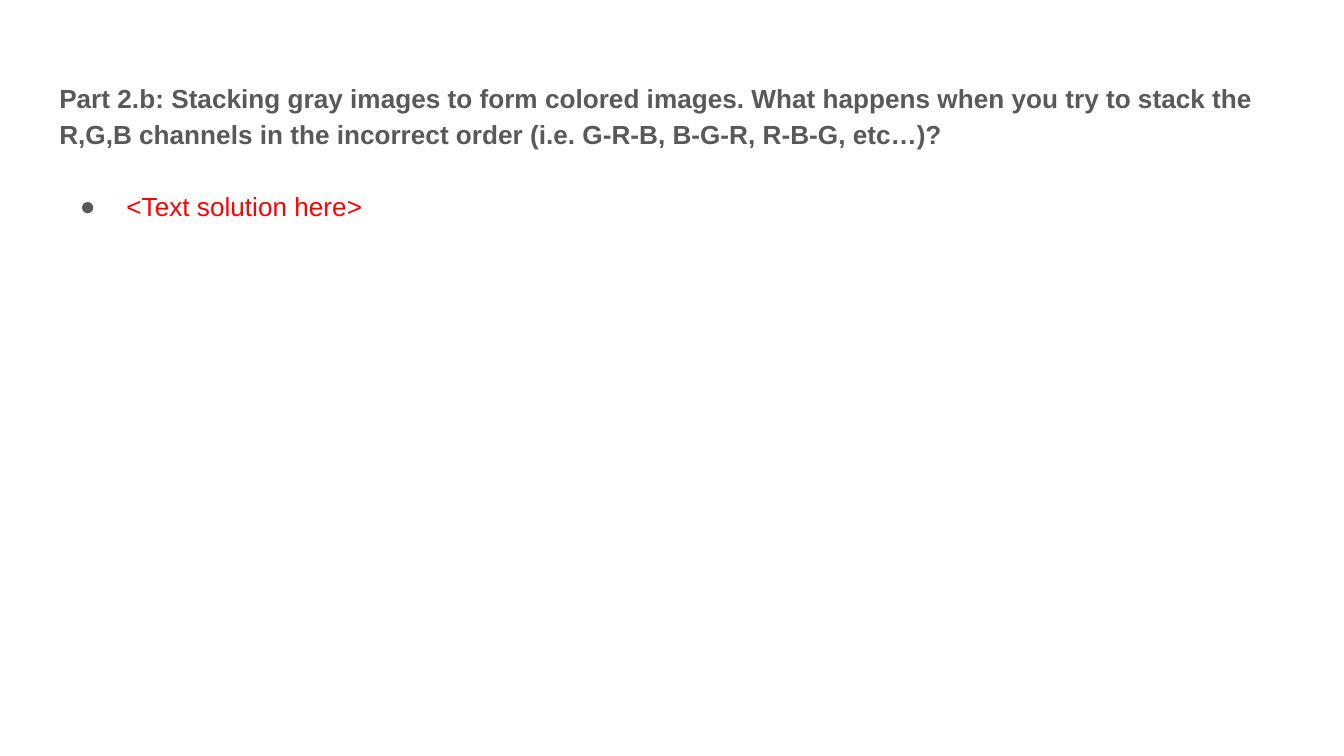
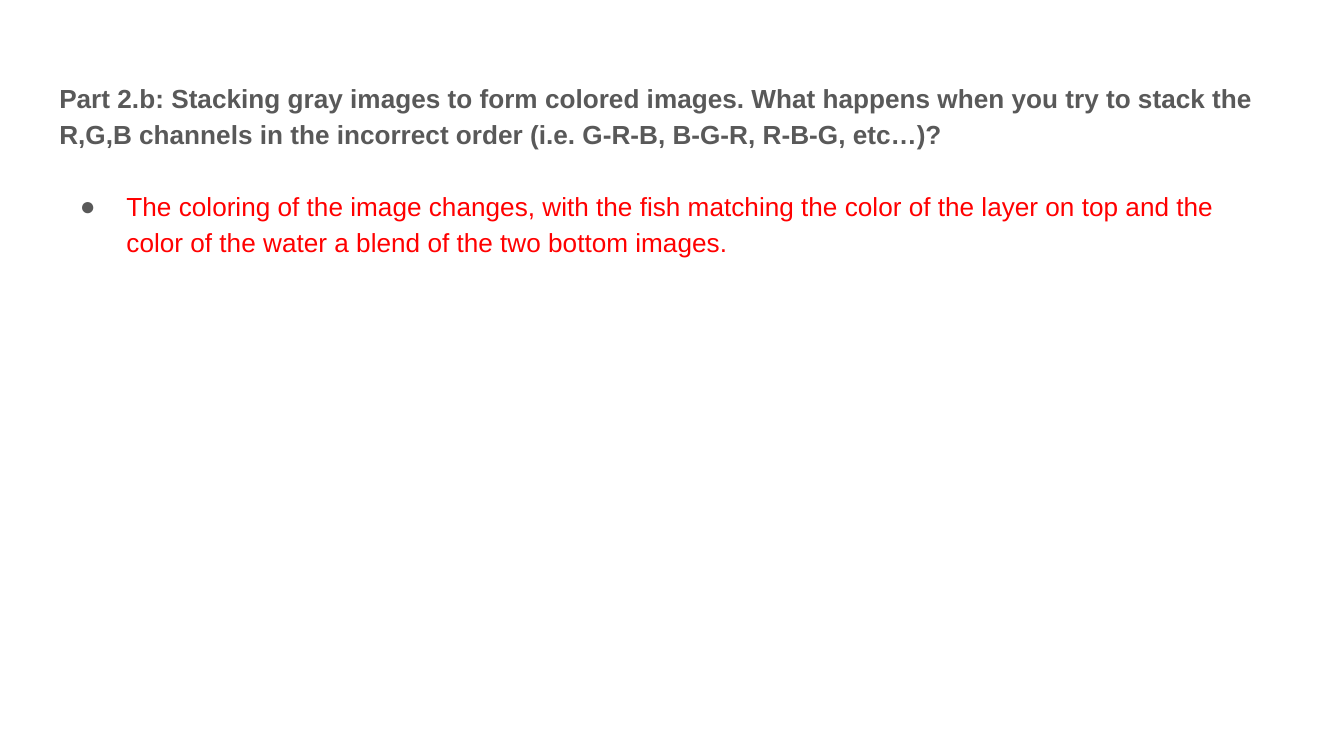
Before and after one commit to AaronLopes/vision-projs, a slide deck: slide 8 of proj0_release/proj0_template.pptx. Drawn at 1344x756 pixels with LibreOffice and Linux fonts; fonts in the diff are those of the drawing. Boxes give left, top, right and bottom in pixels: in the first picture for what was removed or moved away, otherwise in the second. Text is boxed around its words. In the diff, an @@ line names an element or a change of style, - is before the commit and + after.

```diff
--- a/proj0_release/proj0_template.pptx
+++ b/proj0_release/proj0_template.pptx
@@ text at [126, 197, 1212, 258]: text changed @@
-● <Text solution here>
+● The coloring of the image changes, with the fish matching the color of the layer on top and the color of the water a blend of the two bottom images.
```
Also in this commit, not shown: 7 other slides changed, 5 other files.
